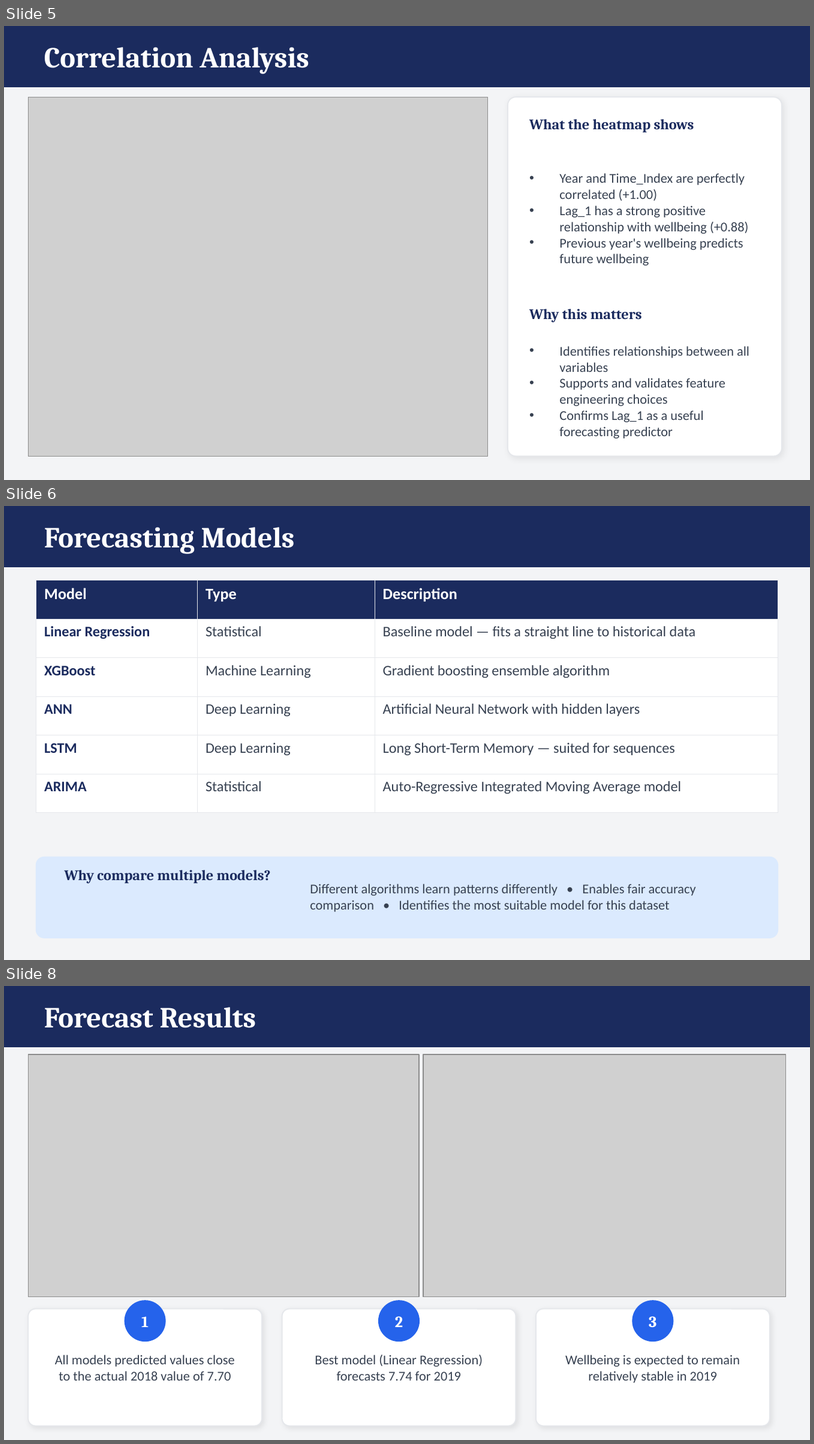
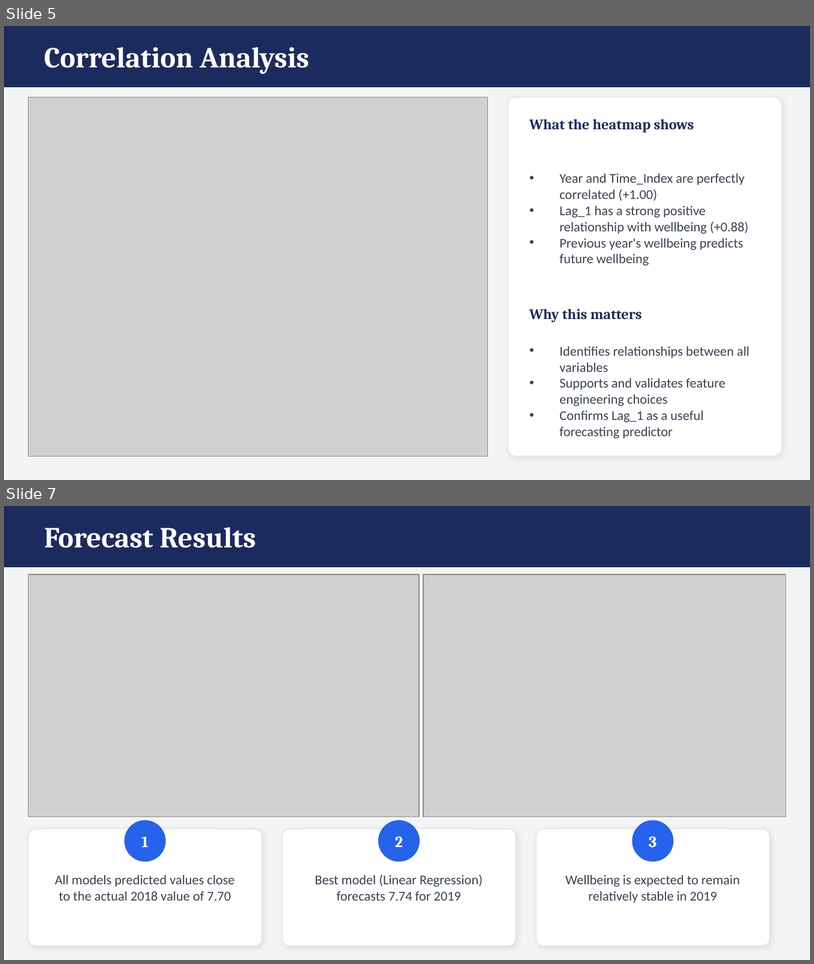
Before and after one commit to roxanneprajapati-ops/ms3803, a slide deck: Week11-A2/presentation.pptx. Shown one above the other, each under a label of ours: slides 5, 6 and 8 before the commit, slides 5 and 7 after it; the slides between them are not shown. The pictures are 814x1444 and 814x964 pixels, drawn with LibreOffice and Linux fonts; fonts in the diff are those of the drawing; grey boxes stand for pictures. Boxes give left, top, right and bottom in pixels: in the first picture for what was removed or moved away, otherwise in the second. Text is boxed around its words. In the diff, an @@ line names an element or a change of style, - is before the commit and + after.

```diff
--- a/Week11-A2/presentation.pptx
+++ b/Week11-A2/presentation.pptx
@@ slide 6 removed at (x1=4, y1=506, x2=810, y2=960), background #F3F4F6 @@
@@ rectangle removed at (x1=4, y1=506, x2=810, y2=567) @@
@@ text removed at (x1=44, y1=527, x2=295, y2=554) @@
-Forecasting Models
@@ table removed at (x1=36, y1=580, x2=778, y2=813), 6 rows, 3 columns @@
-Model | Type | Description
-Linear Regression | Statistical | Baseline model — fits a straight line to historical data
-XGBoost | Machine Learning | Gradient boosting ensemble algorithm
-ANN | Deep Learning | Artificial Neural Network with hidden layers
-LSTM | Deep Learning | Long Short-Term Memory — suited for sequences
-ARIMA | Statistical | Auto-Regressive Integrated Moving Average model
@@ rounded rectangle removed at (x1=36, y1=857, x2=778, y2=937) @@
@@ text removed at (x1=65, y1=870, x2=271, y2=883) @@
-Why compare multiple models?
@@ text removed at (x1=310, y1=883, x2=696, y2=912) @@
-Different algorithms learn patterns differently • Enables fair accuracy comparison • Identifies the most suitable model for this dataset
@@ what was slide 8 is now slide 7 @@
```
Also in this commit, not shown: 2 slides changed, 10 other files.
